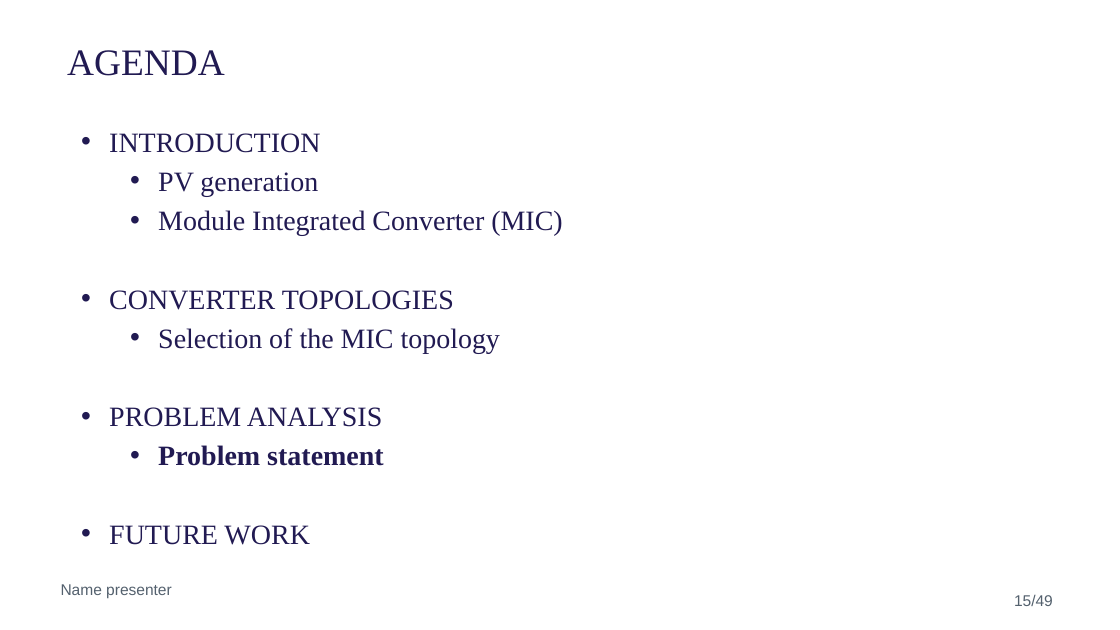
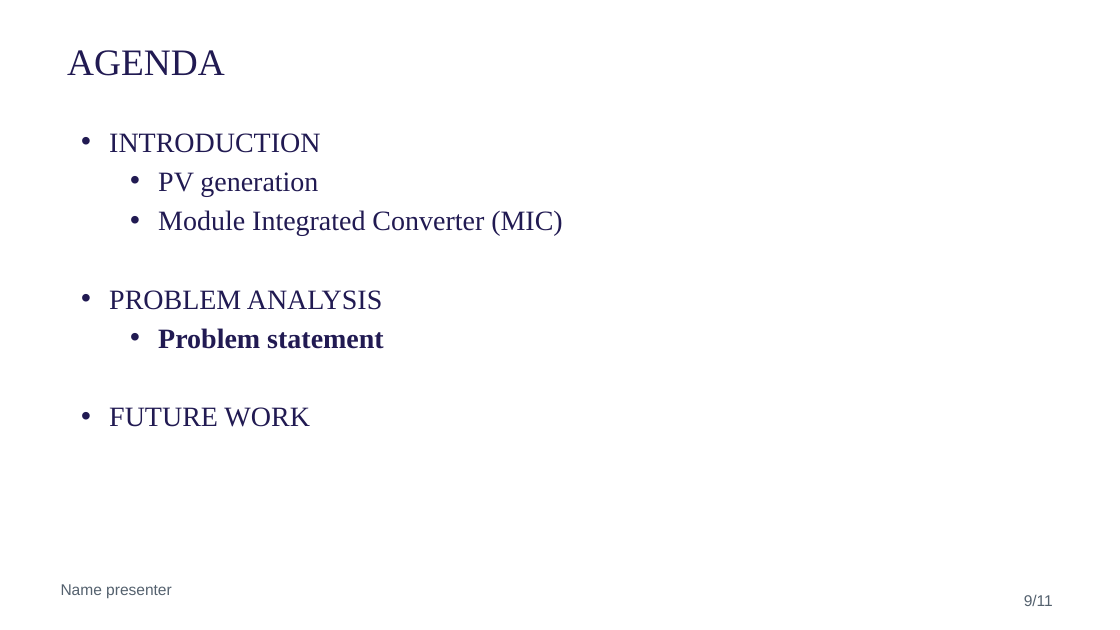
Before and after one commit to NicolaiFransen/Semester-Project-PED1, a slide deck: slide 15 of Reports/Presentation_P0_11_10.pptx. Drawn at 1120x630 pixels with LibreOffice and Linux fonts; fonts in the diff are those of the drawing; background and template pictures are left out. Boxes give left, top, right and bottom in pixels: in the first picture for what was removed or moved away, otherwise in the second. Text is boxed around its words. In the diff, an @@ line names an element or a change of style, - is before the commit and + after.

```diff
--- a/Reports/Presentation_P0_11_10.pptx
+++ b/Reports/Presentation_P0_11_10.pptx
@@ text at [109, 290, 500, 353]: paragraphs removed @@
-• CONVERTER TOPOLOGIES
-    • Selection of the MIC topology
@@ text at [1024, 595, 1053, 606]: text changed @@
-15/49
+9/11
```
Also in this commit, not shown: 7 other slides changed, 1 slide added.
